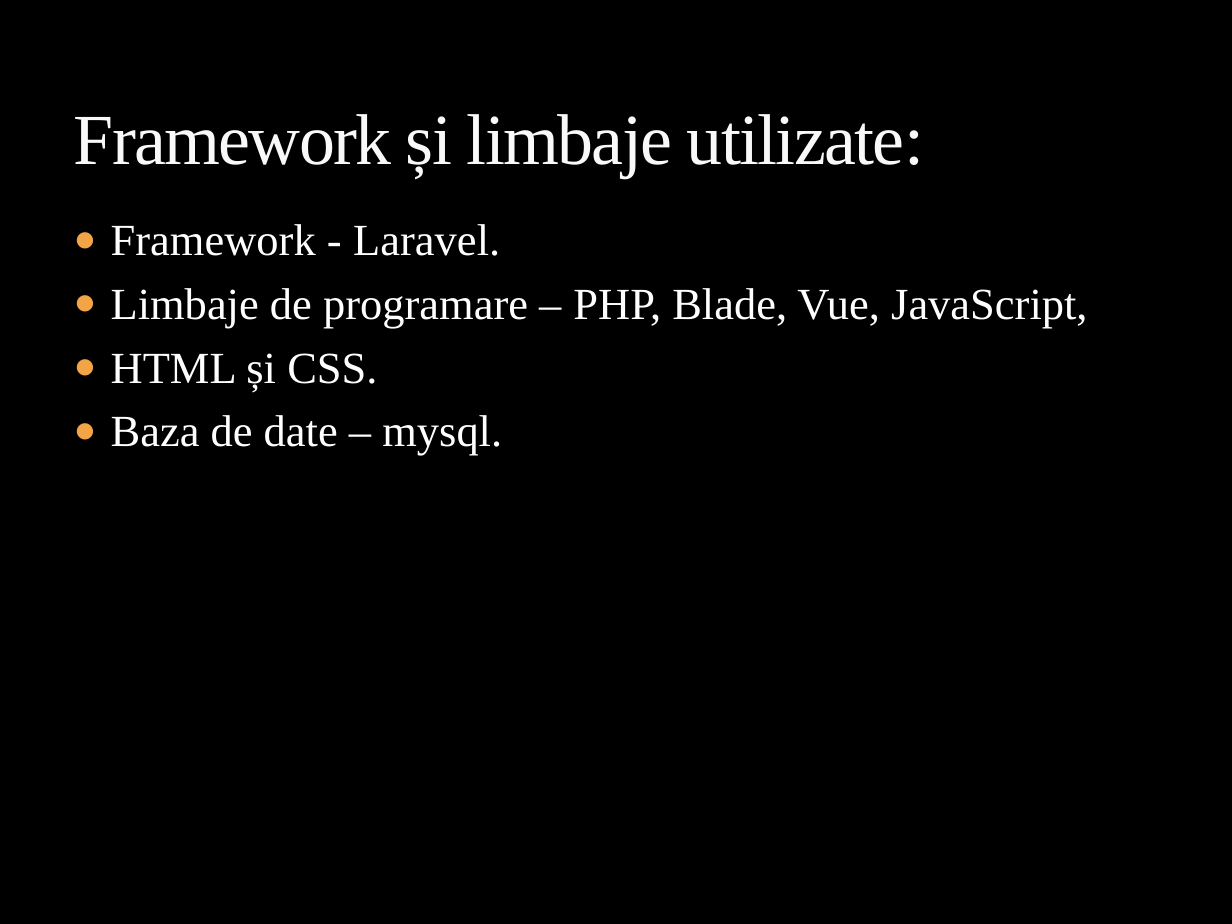
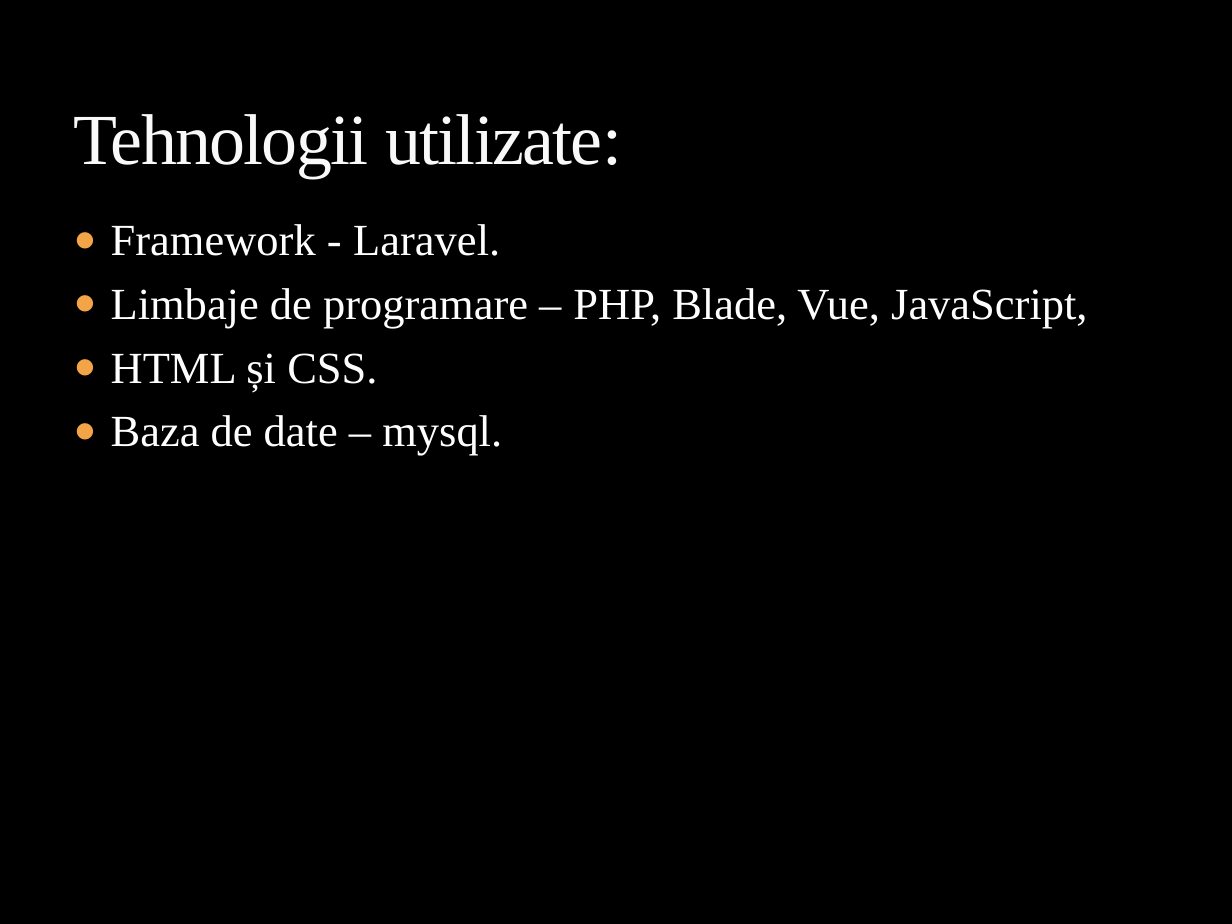
Before and after one commit to MaximRoman/examen-it-step-word, a slide deck: slide 3 of MyAudioLib.pptx. Drawn at 1232x924 pixels with LibreOffice and Linux fonts; fonts in the diff are those of the drawing; background and template pictures are left out. Boxes give left, top, right and bottom in pixels: in the first picture for what was removed or moved away, otherwise in the second. Text is boxed around its words. In the diff, an @@ line names an element or a change of style, - is before the commit and + after.

```diff
--- a/MyAudioLib.pptx
+++ b/MyAudioLib.pptx
@@ title at [74,114,623,178]: text changed @@
-Framework și limbaje utilizate:
+Tehnologii utilizate:
```
Also in this commit, not shown: 2 other slides changed, 1 slide added, 1 slide removed, 2 other files.
